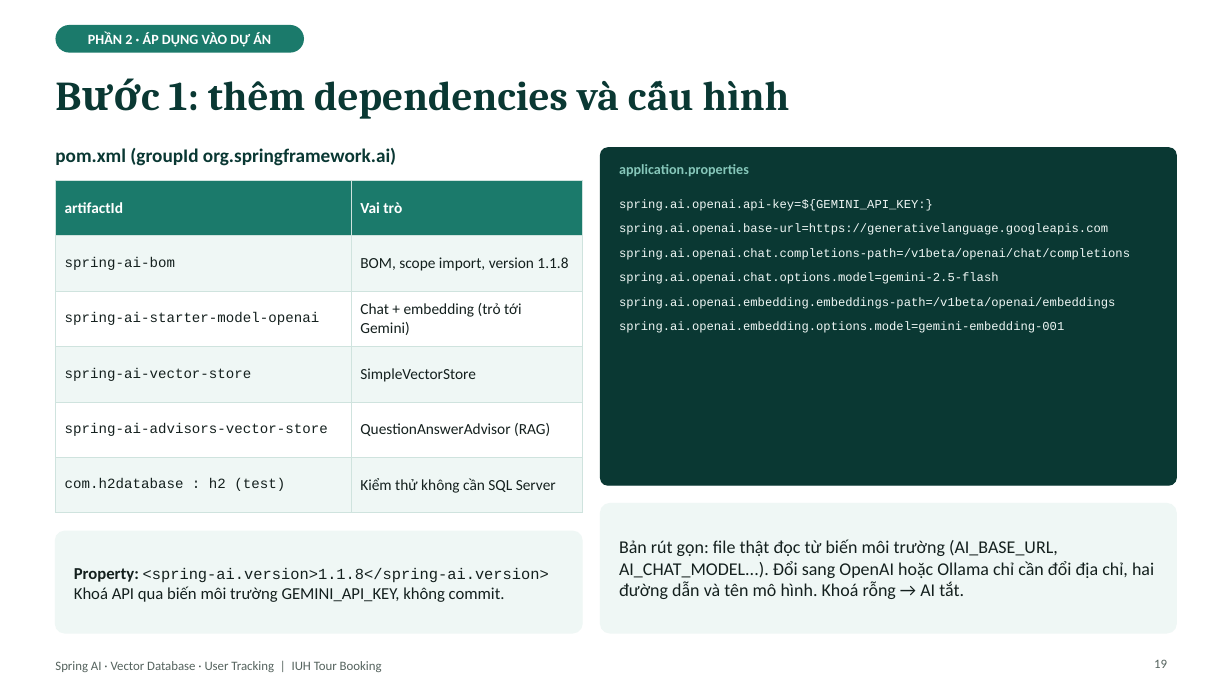
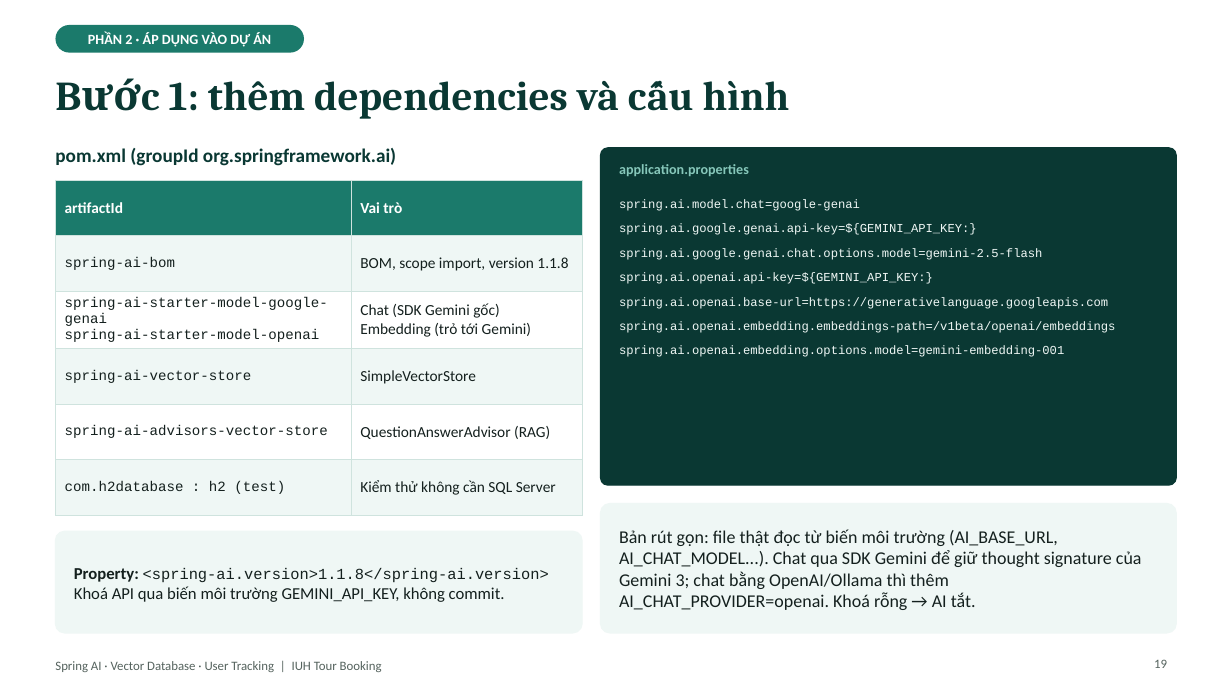
Before and after one commit to kanele05/project_www, a slide deck: slide 19 of docs/presentation/SpringAI_VectorDB_UserTracking.pptx. Drawn at 1232x693 pixels with LibreOffice and Linux fonts; fonts in the diff are those of the drawing. Boxes give left, top, right and bottom in pixels: in the first picture for what was removed or moved away, otherwise in the second. Text is boxed around its words. In the diff, an @@ line names an element or a change of style, - is before the commit and + after.

```diff
--- a/docs/presentation/SpringAI_VectorDB_UserTracking.pptx
+++ b/docs/presentation/SpringAI_VectorDB_UserTracking.pptx
@@ table at (x1=55, y1=180, x2=582, y2=499) @@
-row 3, column 1: spring-ai-starter-model-openai
+row 3, column 1: spring-ai-starter-model-google-genai / spring-ai-starter-model-openai
-row 3, column 2: Chat + embedding (trỏ tới Gemini)
+row 3, column 2: Chat (SDK Gemini gốc) / Embedding (trỏ tới Gemini)
@@ text at (x1=619, y1=199, x2=1042, y2=260): paragraphs added @@
+spring.ai.model.chat=google-genai
+spring.ai.google.genai.api-key=${GEMINI_API_KEY:}
+spring.ai.google.genai.chat.options.model=gemini-2.5-flash
@@ text at (x1=619, y1=248, x2=1130, y2=284): paragraphs removed @@
-spring.ai.openai.chat.completions-path=/v1beta/openai/chat/completions
-spring.ai.openai.chat.options.model=gemini-2.5-flash
@@ text at (x1=619, y1=529, x2=1142, y2=610): text changed @@
-Bản rút gọn: file thật đọc từ biến môi trường (AI_BASE_URL, AI_CHAT_MODEL...). Đổi sang OpenAI hoặc Ollama chỉ cần đổi địa chỉ, hai đường dẫn và tên mô hình. Khoá rỗng → AI tắt.
+Bản rút gọn: file thật đọc từ biến môi trường (AI_BASE_URL, AI_CHAT_MODEL...). Chat qua SDK Gemini để giữ thought signature của Gemini 3; chat bằng OpenAI/Ollama thì thêm AI_CHAT_PROVIDER=openai. Khoá rỗng → AI tắt.
```
Also in this commit, not shown: 2 other slides changed, 16 other files.
